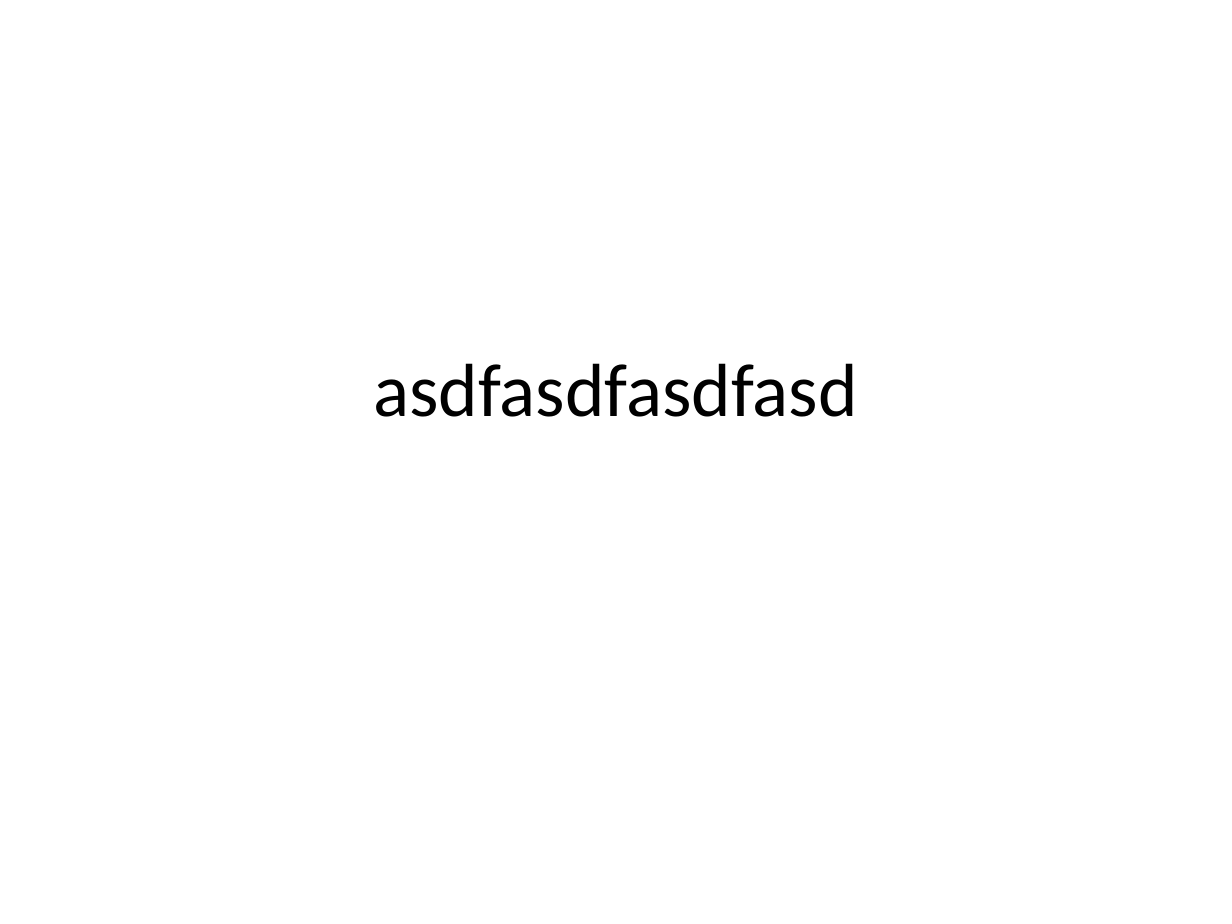
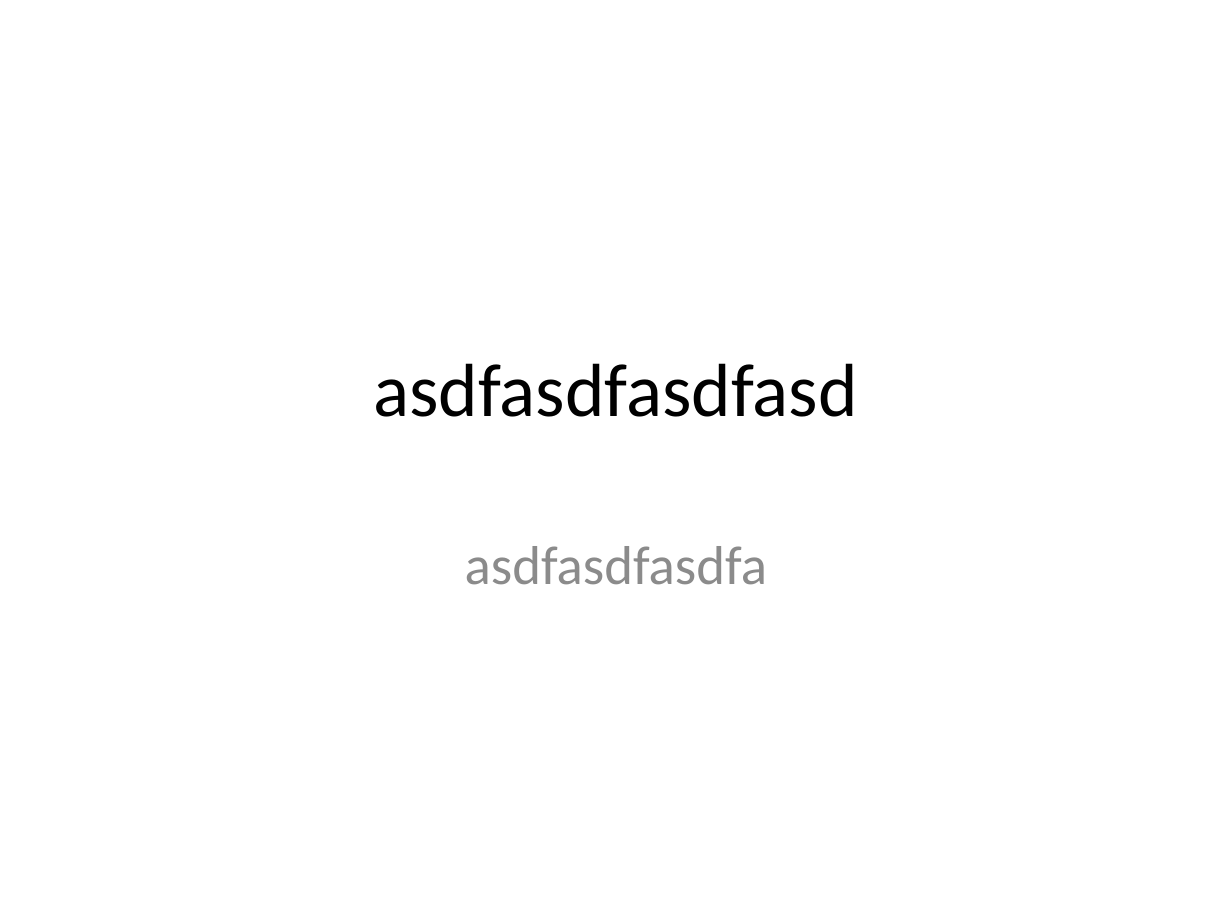
Before and after one commit to Guhtech/Test, a slide deck: slide 1 of PPT.pptx. Drawn at 1232x924 pixels with LibreOffice and Linux fonts; fonts in the diff are those of the drawing. Boxes give left, top, right and bottom in pixels: in the first picture for what was removed or moved away, otherwise in the second. Text is boxed around its words. In the diff, an @@ line names an element or a change of style, - is before the commit and + after.

Commit message:
adfa

```diff
--- a/PPT.pptx
+++ b/PPT.pptx
@@ subtitle added at bbox=[465, 546, 767, 585], 32 pt, text #8C8C8C @@
+asdfasdfasdfa
```
